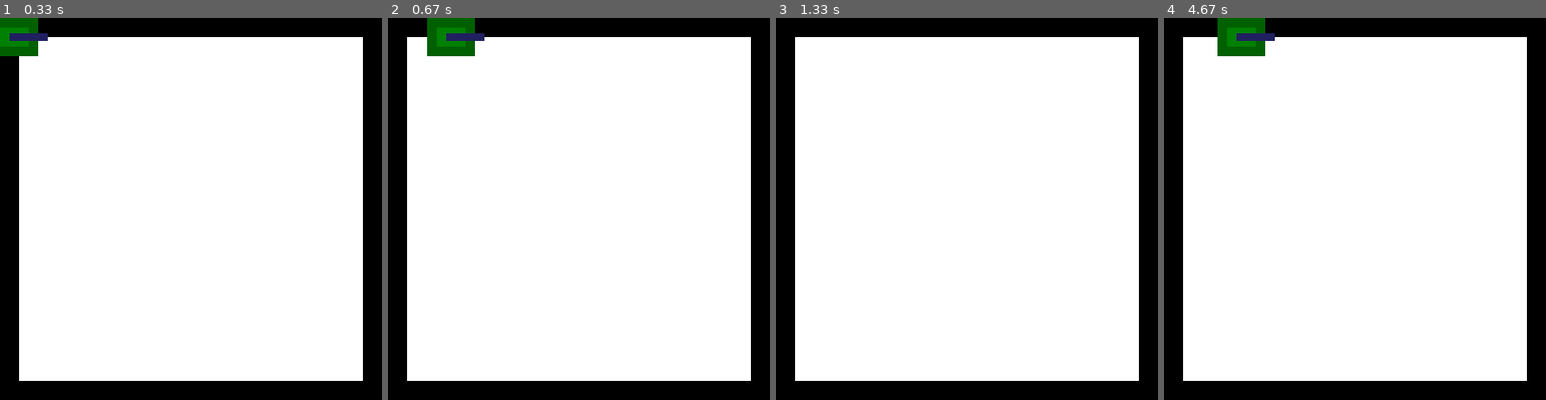
Above: before the commit, frames 1-4 (left to right).
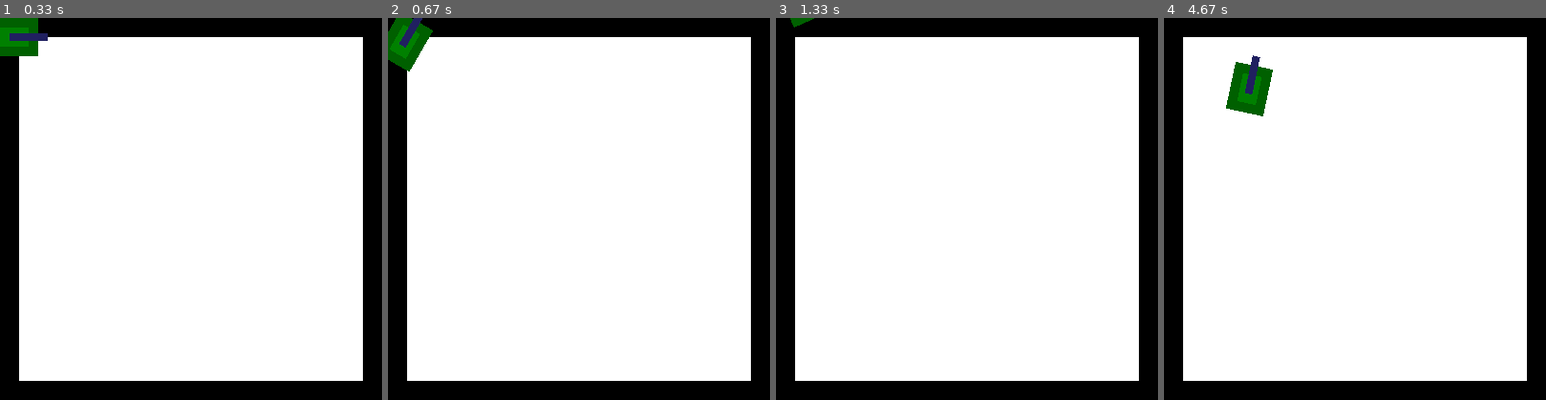
Above: after the commit, the same moments.

Repository: will-hd/Tank-Trouble
Game: pygame game, started from run.py
The game is run twice, just before and just after one commit, with the same random seed, the same clock (stepped at 60 frames per second) and the same inputs.
Inputs:
- Up to frame 1 (0.33 s): no input
- Up to frame 2 (0.67 s): hold Right from 0.33 s (still down)
- Up to frame 3 (1.33 s): release Right at 0.8 s; hold Up 0.83-1.13 s; hold Right from 1.17 s (still down)
- Up to frame 4 (4.67 s): release Right at 1.63 s; hold Left 1.67-2.2 s; hold Down 2.23-2.53 s; hold Left 2.57-2.97 s; hold Up 3-3.37 s; hold Right 3.4-4.03 s; hold Down 4.07-4.43 s; hold Left from 4.47 s (still down)

Frame 1 is identical in both runs. In frame 2, 2.4% of the frame differs, in the area x 0-26%, y 0-14%; in frame 3, less than 0.1%; in frame 4, 2.6%, in the area x 14-29%, y 0-26%.

Commit message:
feat: forwards backwards+rotate with arrow keys

Diff:
--- a/tank.py
+++ b/tank.py
@@ -31,8 +31,8 @@
         self.bullet_group = pygame.sprite.Group() # Bullet group for each tank
         self.wall_group = wall_group
 
-    def control(self, dx, dy):
-        self.dpos += vector(dx, dy)
+    def control(self, forward):
+        self.dpos += self.direction * self.tank_speed * forward
 
     def update(self, keys):
         """
@@ -59,17 +59,14 @@
 
     def handle_key_press(self, keys):
         if keys[pygame.K_RIGHT]:
-                self.control(self.tank_speed, 0)
+                self.angle += 6
         if keys[pygame.K_LEFT]:
-                self.control(-self.tank_speed, 0)
+                self.angle -= 6
         if keys[pygame.K_UP]:
-                self.control(0, -self.tank_speed)
+                self.control(forward=+1)
         if keys[pygame.K_DOWN]:
-                self.control(0, +self.tank_speed)
-        if keys[pygame.K_a]:
-                self.angle += 6
-        if keys[pygame.K_s]:
-                self.angle -= 6
+                self.control(forward=-1)
+
         # Shoot bullet
         if keys[pygame.K_f]:
             if self.can_shoot():
